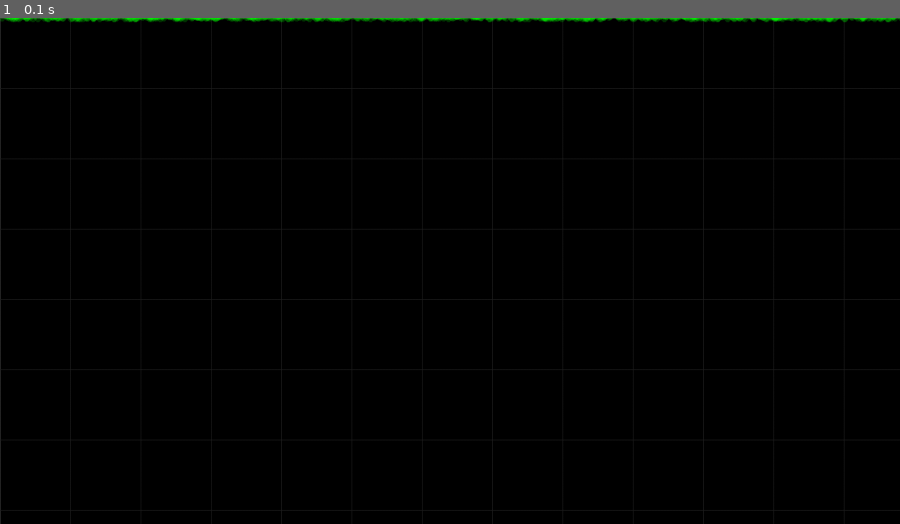
Above: before the commit, frame 1.
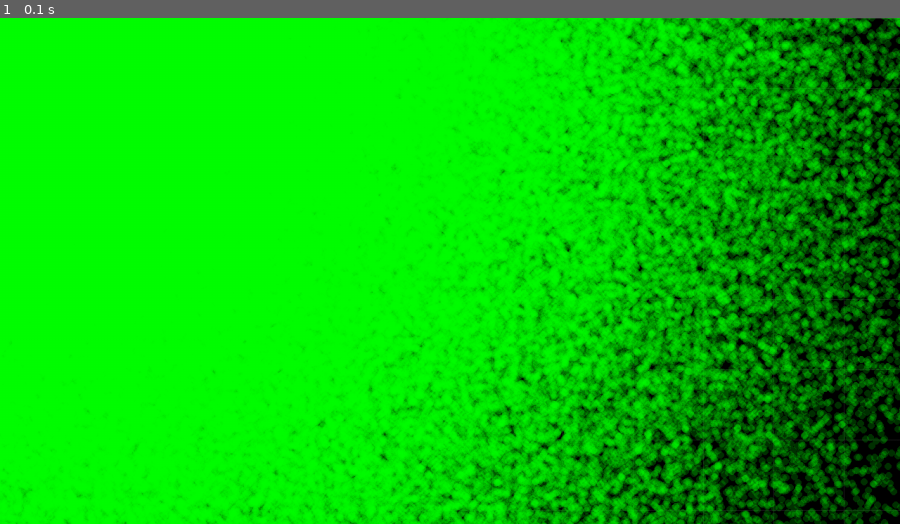
Above: after the commit, the same moment.

Repository: Bluemi/viztools
Game: pygame game, started from scripts/main.py
Same seed, same stepped clock (60 frames per second), same inputs: the game is played once before the commit and once after it.
Inputs:
- Up to frame 1 (0.1 s): no input

The runs differ from the first frame. In frame 1, 98% of the frame differs, in the area x 0-100%, y 0-100%.

Commit message:
minor changes

Diff:
--- a/scripts/main.py
+++ b/scripts/main.py
@@ -16,7 +16,8 @@
         positions[:, 0] *= 20
         positions[:, 1] *= 40
         self.points = Points(
-            positions,
+            np.random.normal(size=(num_points, 2)) * 5,
+            # positions,
             # np.array([[0, 0], [1, 1], [-1, 2]]),
             # size=np.random.randint(1, 5, size=num_points) ** 2 / 250,
             size=5,
--- /dev/null
+++ b/scripts/main2.py
@@ -0,0 +1,83 @@
+#!/usr/bin/env python3
+
+import pygame as pg
+import numpy as np
+
+from viztools.drawable.overlay_text import OverlayText
+from viztools.drawable.points import Points
+from viztools.viewer import Viewer
+
+
+class SimpleViewer(Viewer):
+    def __init__(self):
+        super().__init__(drag_mouse_button=1)
+        num_points = 50000
+        self.points = Points(
+            np.random.normal(size=(num_points, 2)) * 5,
+            # np.array([[0, 0], [1, 1], [-1, 2]]),
+            size=np.random.randint(1, 5, size=num_points) ** 2 / 250,
+            # size=5,
+            color=np.array([0, 255, 0, 50])
+        )
+        # point types:
+        # 0 - normal
+        # 1 - hovered
+        # 2 - clicked
+        self.point_type: np.ndarray = np.zeros(len(self.points), dtype=np.int8)
+        self.overlay_text = OverlayText(
+            # 'This is short\n' + 'This is some longer text\n' * 20,
+            'Label',
+            np.array([0.5, 0.5]),
+            font_size=0.1,
+            color=np.array([128, 128, 128]),
+            # background_color=np.array([50, 50, 50, 128]),
+            border_color=np.array([80, 80, 80, 128]),
+        )
+
+    def render(self):
+        self.render_coordinate_system(draw_numbers=False)
+        self.render_drawables([self.points, self.overlay_text])
+
+    def handle_event(self, event: pg.event.Event):
+        super().handle_event(event)
+        if event.type == pg.MOUSEMOTION:
+            clicked_indices = np.nonzero(np.equal(self.point_type, 2))[0]
+            old_hovered = np.nonzero(np.equal(self.point_type, 1))[0]
+            hovered_indices = self.points.hovered_points(self.mouse_pos, self.coordinate_system)
+            hovered_indices = np.setdiff1d(hovered_indices, clicked_indices)
+            if not np.array_equal(old_hovered, hovered_indices):
+                self.point_type[old_hovered] = 0
+                self.point_type[hovered_indices] = np.maximum(1, self.point_type[hovered_indices])
+                for oh in old_hovered:
+                    self.points.set_color(np.array([0, 255, 0, 50]), oh)
+                for hi in hovered_indices:
+                    self.points.set_color(np.array([0, 255, 0, 100]), hi)
+                self.render_needed = True
+
+        if event.type == pg.MOUSEBUTTONDOWN:
+            if event.button == 1:
+                old_clicked = np.nonzero(np.equal(self.point_type, 2))[0]
+                self.point_type[old_clicked] = 0
+                for p_index in old_clicked:
+                    self.points.set_color(np.array([0, 255, 0, 50]), p_index)
+
+                # clicked_indices = self.points.clicked_points(event, self.coordinate_system)
+                # if len(clicked_indices) > 0:
+                #     self.point_type[clicked_indices] = 2
+                #     for p_index in clicked_indices:
+                #         self.points.set_color(np.array([255, 0, 0, 50]), p_index)
+
+                closest_point, dist = self.points.closest_point(self.mouse_pos, self.coordinate_system)
+                if dist < 10:
+                    self.point_type[closest_point] = 2
+                    self.points.set_color(np.array([255, 0, 0, 50]), closest_point)
+                self.render_needed = True
+
+
+def main():
+    viewer = SimpleViewer()
+    viewer.run()
+
+
+if __name__ == '__main__':
+    main()
Not shown, changed: run.sh
